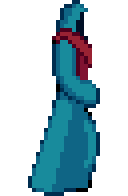
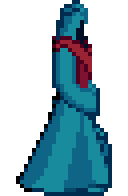
Comparing the layer stacks of the two 128 × 196 images. Changes:
showed "32-PriestWalkingRight", opacity 65% → 100% over (16, 8, 112, 196)
showed "25-PriestWalkingRight" over (16, 8, 100, 196)
showed "21-PriestWalkingRight" over (20, 12, 112, 196)
showed "17-PriestWalkingRight" over (20, 8, 112, 196)
showed "13-PriestWalkingRight" over (28, 8, 100, 196)
showed "9-PriestWalkingRight" over (16, 8, 100, 196)
showed "5-PriestWalkingRight" over (16, 12, 112, 196)
showed "1-PriestWalkingRight" over (16, 8, 112, 196)
